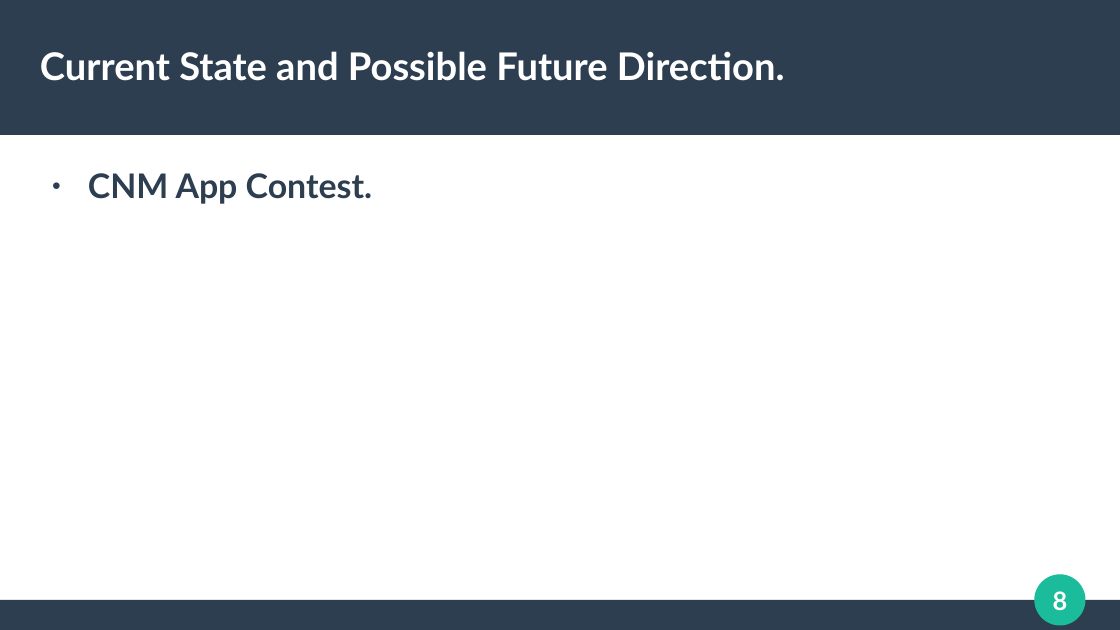
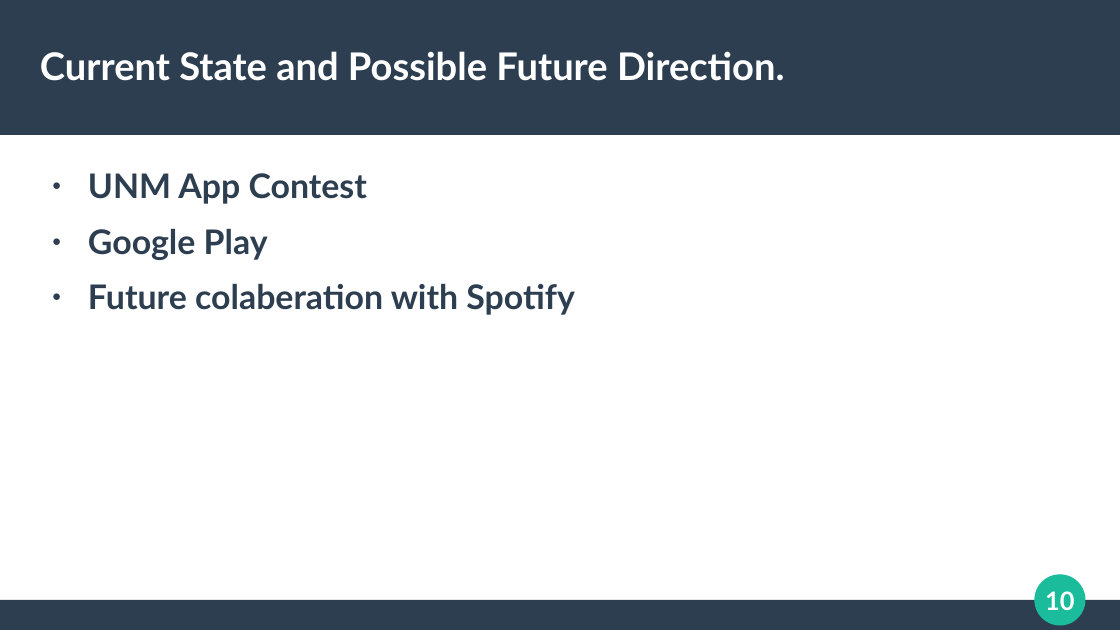
Before and after one commit to tunefull/tunefull.github.io, a slide deck: slide 10 of docs/presentation/tunefull-presentation-power-point.pptx (slide 8 before the commit). Drawn at 1120x630 pixels with LibreOffice and Linux fonts; fonts in the diff are those of the drawing. Boxes give left, top, right and bottom in pixels: in the first picture for what was removed or moved away, otherwise in the second. Text is boxed around its words. In the diff, an @@ line names an element or a change of style, - is before the commit and + after.

```diff
--- a/docs/presentation/tunefull-presentation-power-point.pptx
+++ b/docs/presentation/tunefull-presentation-power-point.pptx
@@ text at (88,173,574,315): text changed @@
-● CNM App Contest.
+● UNM App Contest
+● Google Play
+● Future colaberation with Spotify
@@ page number at (1045,591,1074,610): text changed @@
-8
+10
```
Also in this commit, not shown: 3 other slides changed, 2 slides added, 1 slide removed.
